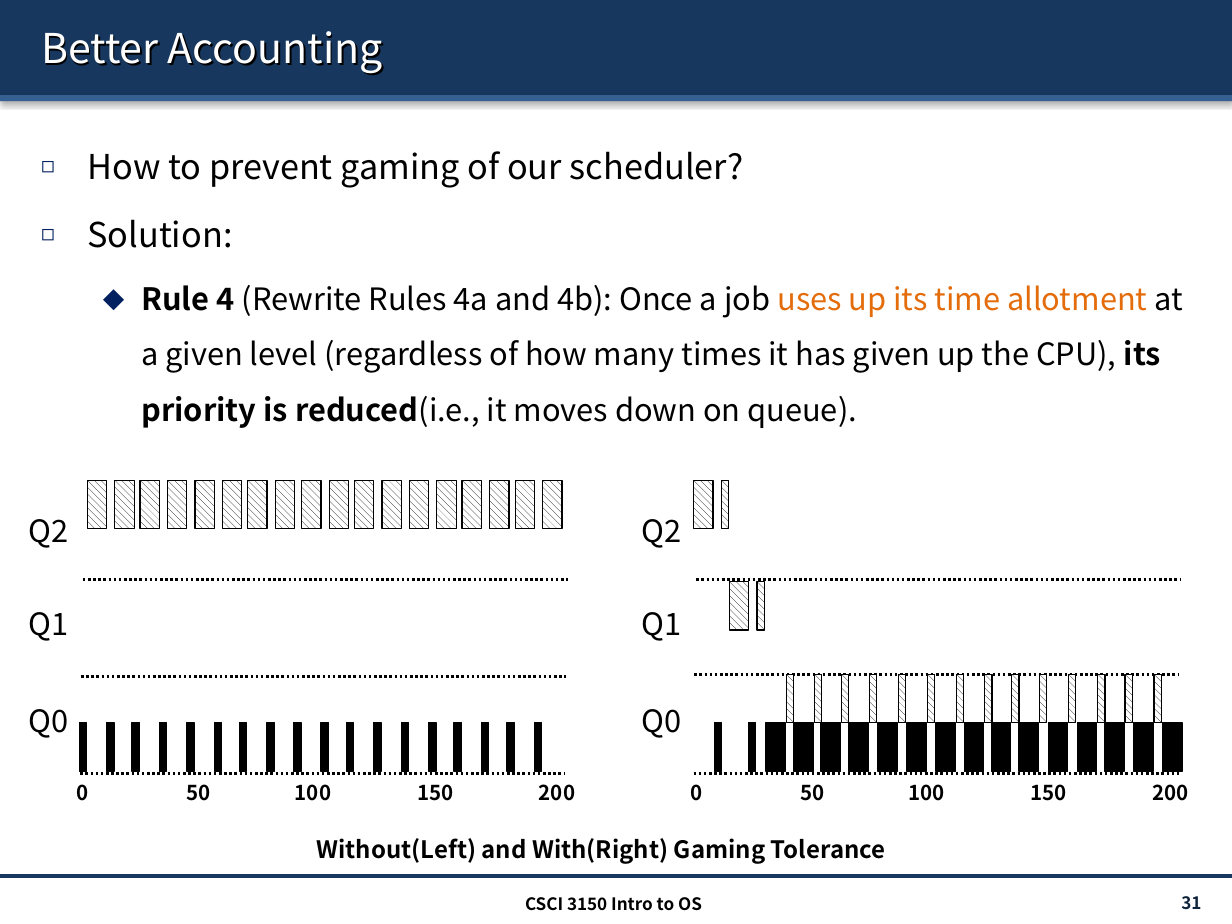
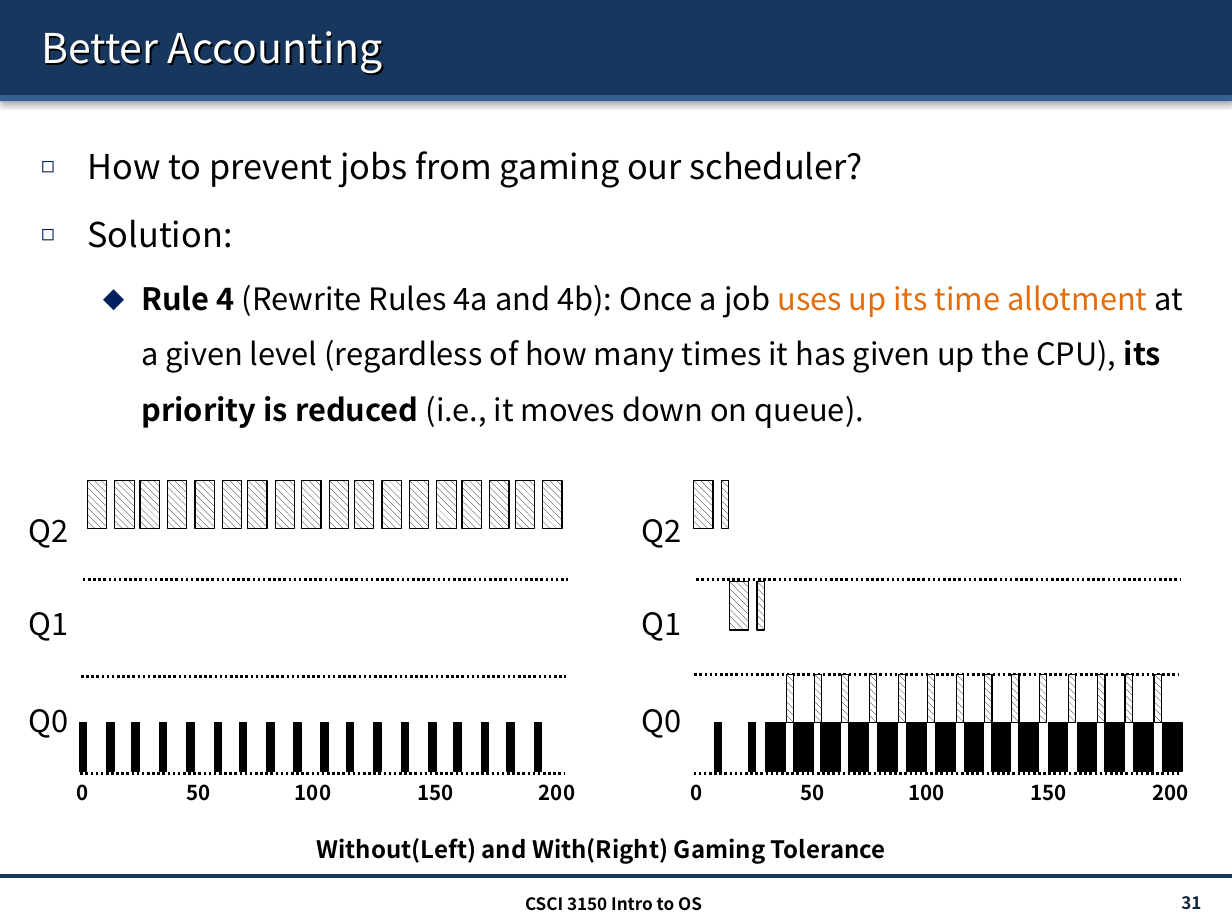
Before and after one commit to henryhxu/CSCI3150, a slide deck: slide 31 of lecture/lec9_sched.pptx. Drawn at 1232x924 pixels with LibreOffice and Linux fonts; fonts in the diff are those of the drawing. Boxes give left, top, right and bottom in pixels: in the first picture for what was removed or moved away, otherwise in the second. Text is boxed around its words. In the diff, an @@ line names an element or a change of style, - is before the commit and + after.

```diff
--- a/lecture/lec9_sched.pptx
+++ b/lecture/lec9_sched.pptx
@@ text at [87,151,864,188]: text changed @@
-◻ How to prevent gaming of our scheduler?
+◻ How to prevent jobs from gaming our scheduler?
@@ text at [141,285,1183,428]: spaces changed @@
-  ⬥ Rule 4 (Rewrite Rules 4a and 4b): Once a job uses up its time allotment at a given level (regardless of how many times it has given up the CPU), its priority is reduced(i.e., it moves down on queue).
+  ⬥ Rule 4 (Rewrite Rules 4a and 4b): Once a job uses up its time allotment at a given level (regardless of how many times it has given up the CPU), its priority is reduced (i.e., it moves down on queue).
```
Also in this commit, not shown: 9 other slides changed, 2 slides removed, 1 other file.
